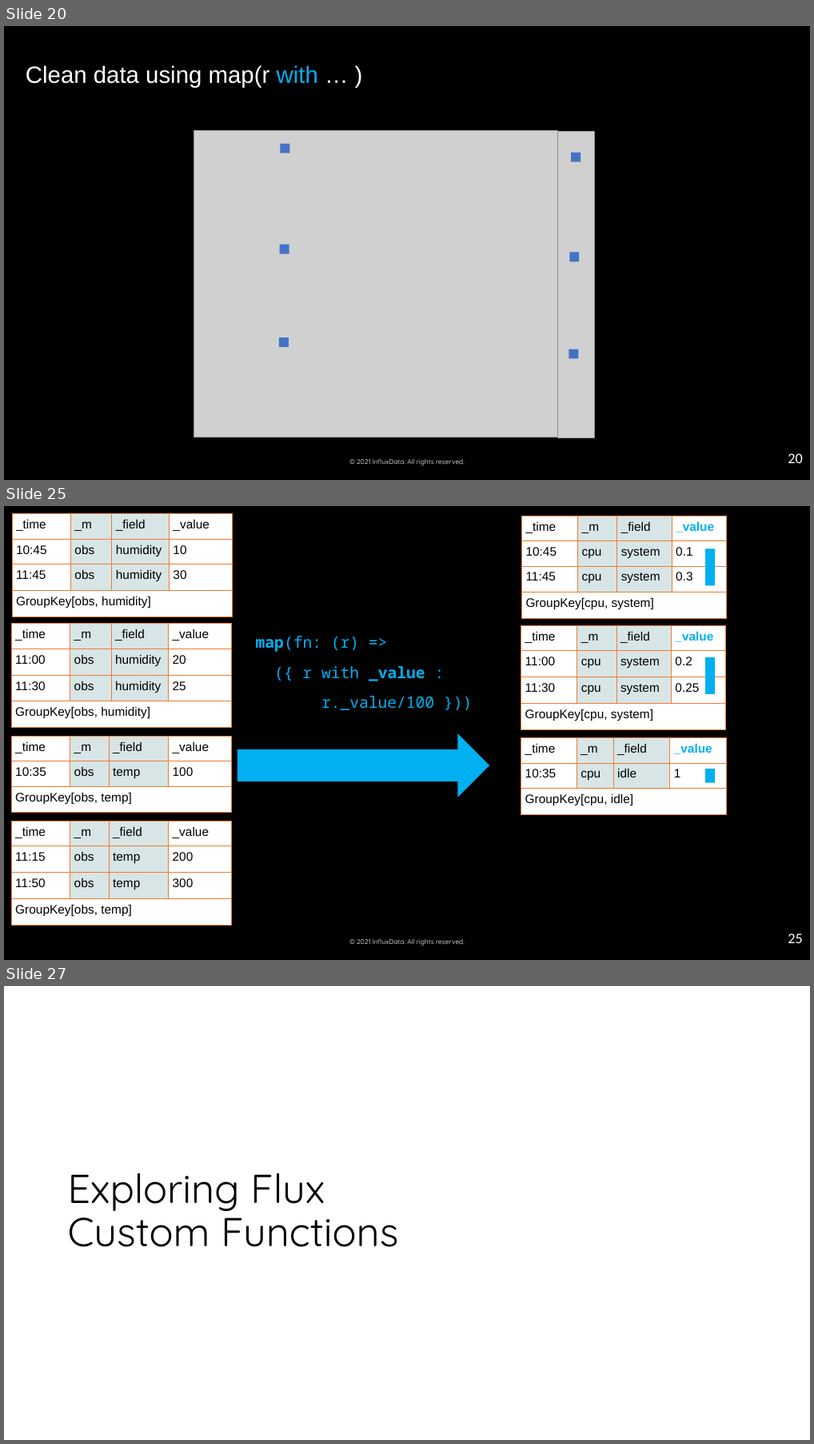
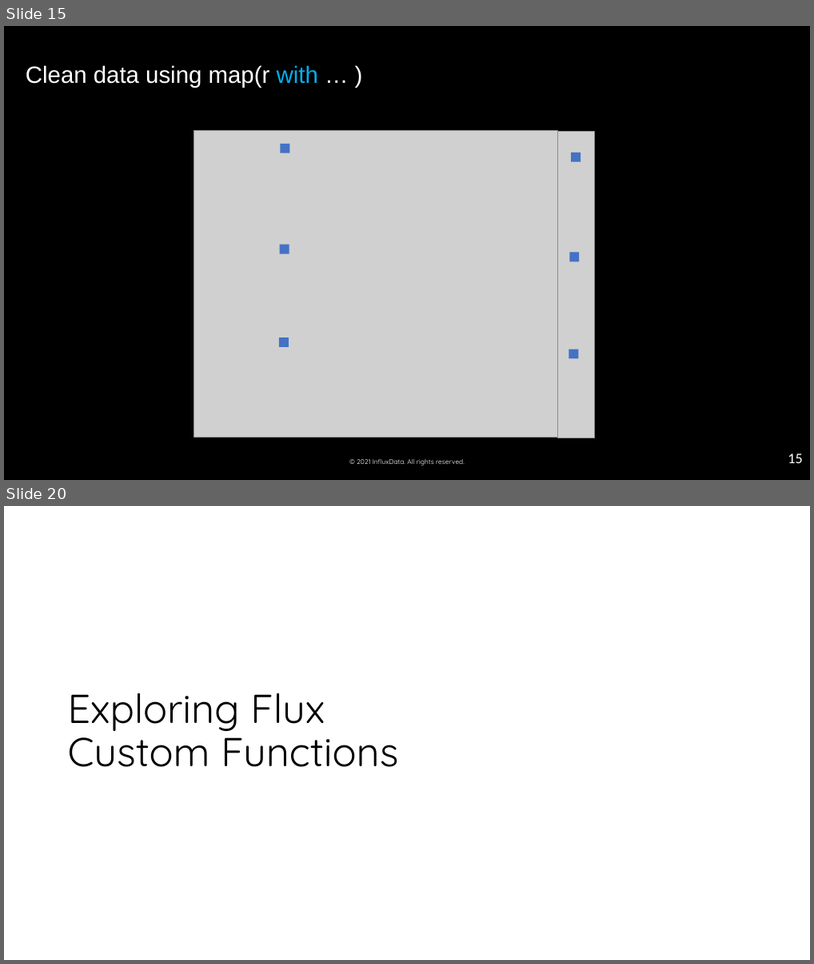
Before and after one commit to influxdata/influxdb-university, a slide deck: Training-material/day 1/04_advanced-data-analysis-map-UDF.pptx. Shown one above the other, each under a label of ours: slides 20, 25 and 27 before the commit, slides 15 and 20 after it; the slides between them are not shown. The pictures are 814x1444 and 814x964 pixels, drawn with LibreOffice and Linux fonts; fonts in the diff are those of the drawing; grey boxes stand for pictures; background and template pictures are left out. Boxes give left, top, right and bottom in pixels: in the first picture for what was removed or moved away, otherwise in the second. Text is boxed around its words. In the diff, an @@ line names an element or a change of style, - is before the commit and + after.

```diff
--- a/Training-material/day 1/04_advanced-data-analysis-map-UDF.pptx
+++ b/Training-material/day 1/04_advanced-data-analysis-map-UDF.pptx
@@ slide 25 removed at <box>4,506,810,960</box>, background #000000; not listed: 1 template element that a slide beside it also shows @@
@@ table removed at <box>12,514,232,779</box>, 4 rows, 4 columns @@
-_time | _m | _field | _value
-10:45 | obs | humidity | 10
-11:45 | obs | humidity | 30
-GroupKey[obs, humidity] |  |  | 
@@ table removed at <box>522,516,727,780</box>, 4 rows, 4 columns @@
-_time | _m | _field | _value
-10:45 | cpu | system | 0.1
-11:45 | cpu | system | 0.3
-GroupKey[cpu, system] |  |  | 
@@ rectangle removed at <box>706,548,715,586</box> @@
@@ table removed at <box>11,624,231,888</box>, 4 rows, 4 columns @@
-_time | _m | _field | _value
-11:00 | obs | humidity | 20
-11:30 | obs | humidity | 25
-GroupKey[obs, humidity] |  |  | 
@@ table removed at <box>522,625,727,890</box>, 4 rows, 4 columns @@
-_time | _m | _field | _value
-11:00 | cpu | system | 0.2
-11:30 | cpu | system | 0.25
-GroupKey[cpu, system] |  |  | 
@@ text removed at <box>256,636,434,710</box> @@
-map(fn: (r) =>
-({ r with _value :
-r._value/100 }))
@@ rectangle removed at <box>706,656,715,694</box> @@
@@ table removed at <box>11,736,231,960</box>, 3 rows, 4 columns @@
-_time | _m | _field | _value
-10:35 | obs | temp | 100
-GroupKey[obs, temp] |  |  | 
@@ freeform shape removed at <box>237,733,490,797</box> @@
@@ table removed at <box>522,737,726,960</box>, 3 rows, 4 columns @@
-_time | _m | _field | _value
-10:35 | cpu | idle | 1
-GroupKey[cpu, idle] |  |  | 
@@ rectangle removed at <box>706,769,715,783</box> @@
@@ page number removed at <box>622,812,810,840</box> @@
-25
@@ table removed at <box>11,820,231,960</box>, 4 rows, 4 columns @@
-_time | _m | _field | _value
-11:15 | obs | temp | 200
-11:50 | obs | temp | 300
-GroupKey[obs, temp] |  |  | 
@@ page number removed at <box>788,933,802,943</box> @@
-25
@@ what was slide 20 is now slide 15 @@
@@ page number at <box>788,453,802,463</box>: text changed @@
-20
+15
@@ what was slide 27 is now slide 20 @@
```
Also in this commit, not shown: 16 slides changed, 4 slides added, 6 other slides removed, 21 other files.
